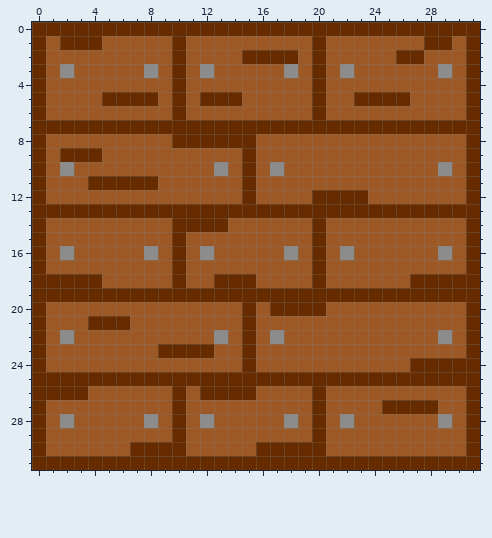
File history of a pixel-art sprite, assets/floor_tile.png. The picture above is the old version.
The file is 32x32 pixels.
And afterwards:
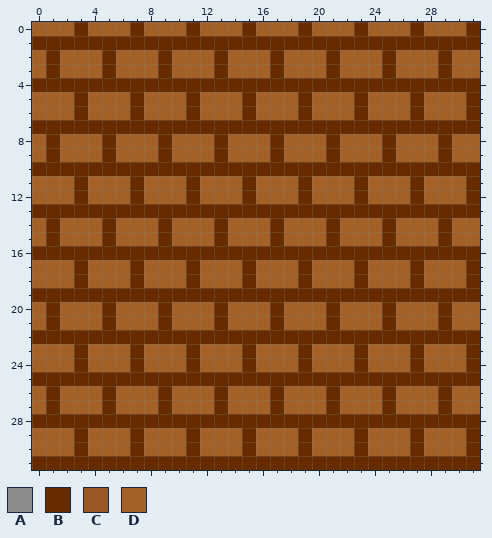
Palette (. is transparent): A #8c8c8c  B #662c00  C #9c5926  D #a46127
Changes in this commit:
Changed rows in their new state; - is an unchanged pixel.
first column x 0:
 0 DDD-DDD-DDD-DDD-DDD-DDD-DDD-DDD-
 1 -B---BBBBB-BBBBBBBBB-BBBBBBB--B-
 2 DBDDDBDDDBDDDBDDD-DDDBDDDBDDDBDD
 3 DBDDDBDDDBDDDBDDDBDDDBDDDBDDDBDD
 4 -BBBBBBBBB-BBBBBBBBB-BBBBBBBBBB-
 5 DDDBDDD-DDDBDDDBDDDBDDD-DDDBDDD-
 6 DDDBDDDBDDDBDDDBDDDBDDDBDDDBDDD-
 8 DBDDDBDDDBDDD-DDDBDDDBDDDBDDDBDD
 9 DBDDDBDDDBDDDBDDDBDDDBDDDBDDDBDD
10 -BBBBBBBBBBBBBB-BBBBBBBBBBBBBBB-
11 DDDBDDD-DDDBDDD-DDDBDDDBDDDBDDD-
12 DDDBDDDBDDDBDDD-DDDBDDD-DDDBDDD-
14 DBDDDBDDDBDDD-DDDBDDDBDDDBDDDBDD
15 DBDDDBDDDBDDDBDDDBDDDBDDDBDDDBDD
16 -BBBBBBBBB-BBBBBBBBB-BBBBBBBBBB-
17 DDDBDDDBDDDBDDDBDDDBDDDBDDDBDDD-
18 DDD-DDDBDDDBDDD-DDDBDDDBDDD-DDD-
20 DBDDDBDDDBDDDBDDD-DDDBDDDBDDDBDD
21 DBDDD-DDDBDDDBDDDBDDDBDDDBDDDBDD
22 -BBBBBBBBBBBBBB-BBBBBBBBBBBBBBB-
23 DDDBDDDBDDD-DDD-DDDBDDDBDDDBDDD-
24 DDDBDDDBDDDBDDD-DDDBDDDBDDD-DDD-
26 D-DDDBDDDBDDD-DDDBDDDBDDDBDDDBDD
27 DBDDDBDDDBDDDBDDDBDDDBDDD-DDDBDD
28 -BBBBBBBBB-BBBBBBBBB-BBBBBBBBBB-
29 DDDBDDDBDDDBDDDBDDDBDDDBDDDBDDD-
30 DDDBDDD-DDDBDDDBDDD-DDDBDDDBDDD-
Where, in picture pixels (left, top, right, bottom), the same in both pictures:
changed: (32, 22, 480, 456)
